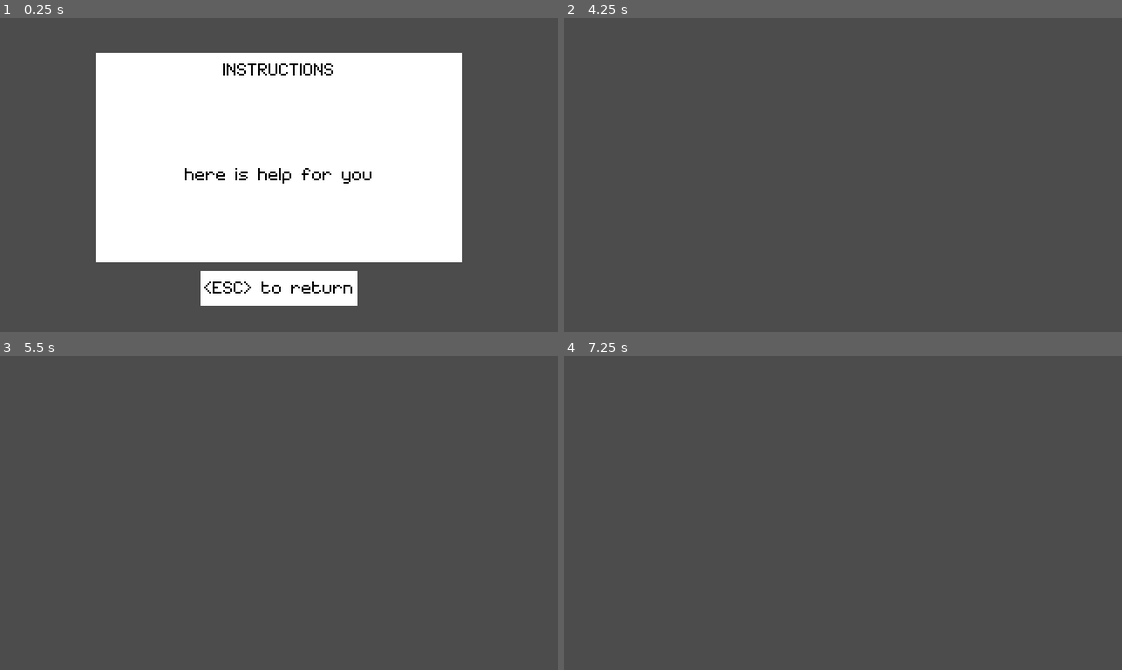
Above: before the commit, frames 1-4 (two rows, left to right).
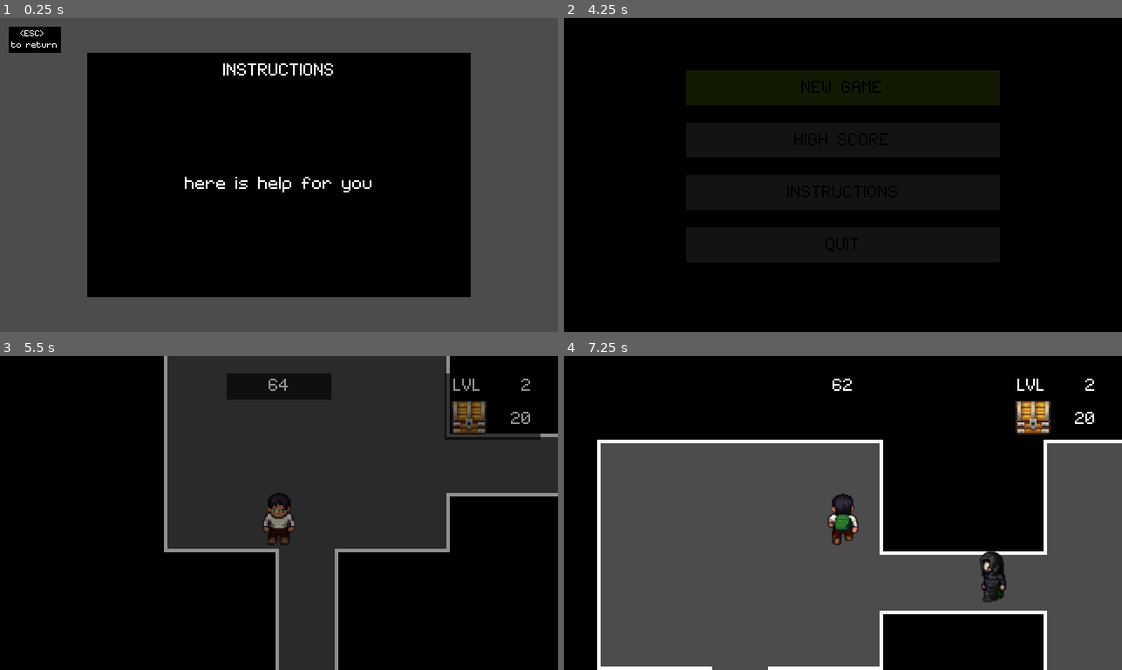
Above: after the commit, the same moments.

Repository: alittek/AC31009-Game
Game: Godot game, scene res://Scenes/Instructions.tscn
The game is run twice, just before and just after one commit, with the same random seed, the same clock (stepped at 60 frames per second) and the same inputs. This scene is started directly instead of the project's main scene.
Inputs:
- Up to frame 1 (0.25 s): no input
- Up to frame 2 (4.25 s): tap Enter at 0.5, 2, 3.5 s; hold Right (move_right) 0.53-1.28 s; tap Space (interact) at 0.6, 1.25, 1.35, 2.1, 2.75, 2.85, 3.6 s; hold Down (move_down) 1.28-2.03 s; hold Right (move_right) 2.03-2.78 s; hold Up (move_up) 2.78-3.53 s; hold Left (move_left) from 3.53 s (still down); tap Escape (menu) at 4.15 s
- Up to frame 3 (5.5 s): tap Space (interact) at 4.35, 5.1 s; release Left (move_left) at 5.03 s; hold Down (move_down) from 5.03 s (still down)
- Up to frame 4 (7.25 s): release Down (move_down) at 5.78 s; hold Right (move_right) 5.78-6.53 s; tap Space (interact) at 5.85, 6.6 s; hold Up (move_up) from 6.53 s (still down)

The runs differ from the first frame. In frame 1, 54% of the frame differs, in the area x 1-85%, y 2-92%; in frame 2, 100%, in the area x 0-100%, y 0-100%; in frame 3, 100%; in frame 4, 50%.

Commit message:
in game instructions removed

Diff:
--- a/Scenes/GameScore.tscn
+++ b/Scenes/GameScore.tscn
@@ -6,19 +6,11 @@
 [node name="Node2D" type="Node2D"]
 script = ExtResource( 2 )
 
-[node name="ColorRect" type="ColorRect" parent="."]
-margin_right = 320.0
-margin_bottom = 180.0
-color = Color( 0.254902, 0.0941176, 0.0941176, 1 )
-__meta__ = {
-"_edit_use_anchors_": false
-}
-
 [node name="Score" type="ColorRect" parent="."]
 margin_left = 70.0
-margin_top = 20.0
+margin_top = 35.0
 margin_right = 250.0
-margin_bottom = 140.0
+margin_bottom = 150.0
 __meta__ = {
 "_edit_use_anchors_": false
 }
@@ -116,6 +108,9 @@
 custom_colors/font_color = Color( 0, 0, 0, 1 )
 align = 1
 valign = 1
+__meta__ = {
+"_edit_use_anchors_": false
+}
 
 [node name="Label_4" type="Label" parent="Score"]
 margin_left = 80.0
@@ -141,19 +136,24 @@
 }
 
 [node name="Back" type="ColorRect" parent="."]
-margin_left = 135.0
-margin_top = 145.0
-margin_right = 185.0
-margin_bottom = 165.0
+margin_left = 5.0
+margin_top = 5.0
+margin_right = 65.0
+margin_bottom = 35.0
+rect_scale = Vector2( 0.5, 0.5 )
 __meta__ = {
 "_edit_use_anchors_": false
 }
 
 [node name="Label" type="Label" parent="Back"]
-margin_right = 50.0
-margin_bottom = 20.0
+margin_right = 60.0
+margin_bottom = 30.0
 custom_fonts/font = ExtResource( 1 )
 custom_colors/font_color = Color( 0, 0, 0, 1 )
-text = "Back"
+text = "<ESC>
+to return"
 align = 1
 valign = 1
+__meta__ = {
+"_edit_use_anchors_": false
+}
--- a/Scenes/Instructions.tscn
+++ b/Scenes/Instructions.tscn
@@ -11,28 +11,21 @@
 "_edit_use_anchors_": false
 }
 
-[node name="ColorRect" type="ColorRect" parent="."]
-margin_right = 320.0
-margin_bottom = 180.0
-color = Color( 0, 0, 0, 0 )
-__meta__ = {
-"_edit_use_anchors_": false
-}
-
 [node name="Instructions" type="ColorRect" parent="."]
-margin_left = 55.0
+margin_left = 50.0
 margin_top = 20.0
-margin_right = 265.0
-margin_bottom = 140.0
+margin_right = 270.0
+margin_bottom = 160.0
+color = Color( 0, 0, 0, 1 )
 __meta__ = {
 "_edit_use_anchors_": false
 }
 
 [node name="Label" type="Label" parent="Instructions"]
-margin_right = 210.0
+margin_right = 220.0
 margin_bottom = 20.0
 custom_fonts/font = ExtResource( 1 )
-custom_colors/font_color = Color( 0, 0, 0, 1 )
+custom_colors/font_color = Color( 1, 1, 1, 1 )
 text = "INSTRUCTIONS"
 align = 1
 valign = 1
@@ -41,11 +34,12 @@
 }
 
 [node name="Label_text" type="Label" parent="Instructions"]
+margin_left = 10.0
 margin_top = 20.0
 margin_right = 210.0
-margin_bottom = 120.0
+margin_bottom = 130.0
 custom_fonts/font = ExtResource( 1 )
-custom_colors/font_color = Color( 0, 0, 0, 1 )
+custom_colors/font_color = Color( 1, 1, 1, 1 )
 align = 1
 valign = 1
 __meta__ = {
@@ -53,20 +47,23 @@
 }
 
 [node name="Back" type="ColorRect" parent="."]
-margin_left = 115.0
-margin_top = 145.0
-margin_right = 205.0
-margin_bottom = 165.0
+margin_left = 5.0
+margin_top = 5.0
+margin_right = 65.0
+margin_bottom = 35.0
+rect_scale = Vector2( 0.5, 0.5 )
+color = Color( 0, 0, 0, 1 )
 __meta__ = {
 "_edit_use_anchors_": false
 }
 
 [node name="Label" type="Label" parent="Back"]
-margin_right = 90.0
-margin_bottom = 20.0
+margin_right = 60.0
+margin_bottom = 30.0
 custom_fonts/font = ExtResource( 1 )
-custom_colors/font_color = Color( 0, 0, 0, 1 )
-text = "<ESC> to return"
+custom_colors/font_color = Color( 1, 1, 1, 1 )
+text = "<ESC>
+to return"
 align = 1
 valign = 1
 __meta__ = {
--- a/Scenes/MenuPopup.tscn
+++ b/Scenes/MenuPopup.tscn
@@ -3,9 +3,9 @@
 [ext_resource path="res://Font/Font.tres" type="DynamicFont" id=1]
 [ext_resource path="res://Scripts/MenuPopup.gd" type="Script" id=2]
 
-
 [node name="MenuPopup1" type="Popup"]
 pause_mode = 2
+visible = true
 margin_right = 40.0
 margin_bottom = 40.0
 popup_exclusive = true
@@ -19,7 +19,7 @@
 margin_top = 40.0
 margin_right = 260.0
 margin_bottom = 140.0
-color = Color( 0.313726, 0.313726, 0.313726, 1 )
+color = Color( 0, 0, 0, 1 )
 
 [node name="Resume" type="ColorRect" parent="."]
 margin_left = 70.0
@@ -56,7 +56,7 @@
 margin_bottom = 20.0
 custom_fonts/font = ExtResource( 1 )
 custom_colors/font_color = Color( 0, 0, 0, 1 )
-text = "HELP"
+text = "TODO: Help"
 align = 1
 valign = 1
 __meta__ = {
--- a/Scripts/Help.gd
+++ b/Scripts/Help.gd
@@ -9,6 +9,7 @@
 
 func _input(event):
 	if Input.is_action_just_pressed("menu"):
+		Transition.change_stage("res://Scenes/StartScreen.tscn")
 		#Transition.play_fadeIn()
-		queue_free()
+		#queue_free()
 		#Transition.play_fadeOut()
--- a/Scripts/MenuPopup.gd
+++ b/Scripts/MenuPopup.gd
@@ -46,14 +46,15 @@
 					#player.set_process_input(true)
 					hide()
 				1:
-					# TODO fade not working!!!
-					if instanced == false:
-						var ins = preload("res://Scenes/Instructions.tscn").instance()
-						#Transition.play_fadeIn()
-						add_child(ins)
-						instanced = true
-						print(".................. child added ")
-						#Transition.play_fadeOut()
+#					# TODO fade not working!!!
+					pass
+#					if instanced == false:
+#						var ins = preload("res://Scenes/Instructions.tscn").instance()
+#						#Transition.play_fadeIn()
+#						add_child(ins)
+#						instanced = true
+#						print(".................. child added ")
+#						#Transition.play_fadeOut()
 				2:
 					# Quit game, back to start screen
 					get_node("/root/WorldMap").queue_free()
--- a/Scripts/StartScreen.gd
+++ b/Scripts/StartScreen.gd
@@ -47,14 +47,15 @@
 #				Transition.play_fadeOut()
 			2:
 				# Instructions
-				if instanced == false:
-					var instr = preload("res://Scenes/Instructions.tscn").instance()
-					#Transition.display_scene(instr)
-					Transition.play_fadeIn()
-					add_child(instr)
-					instanced = true
-					print("... child also added ......")
-					Transition.play_fadeOut()
+				Transition.change_stage("res://Scenes/Instructions.tscn")
+#				if instanced == false:
+#					var instr = preload("res://Scenes/Instructions.tscn").instance()
+#					#Transition.display_scene(instr)
+#					Transition.play_fadeIn()
+#					add_child(instr)
+#					instanced = true
+#					print("... child also added ......")
+#					Transition.play_fadeOut()
 			3:
 				# Quit game
 				Transition.play_fadeIn()
